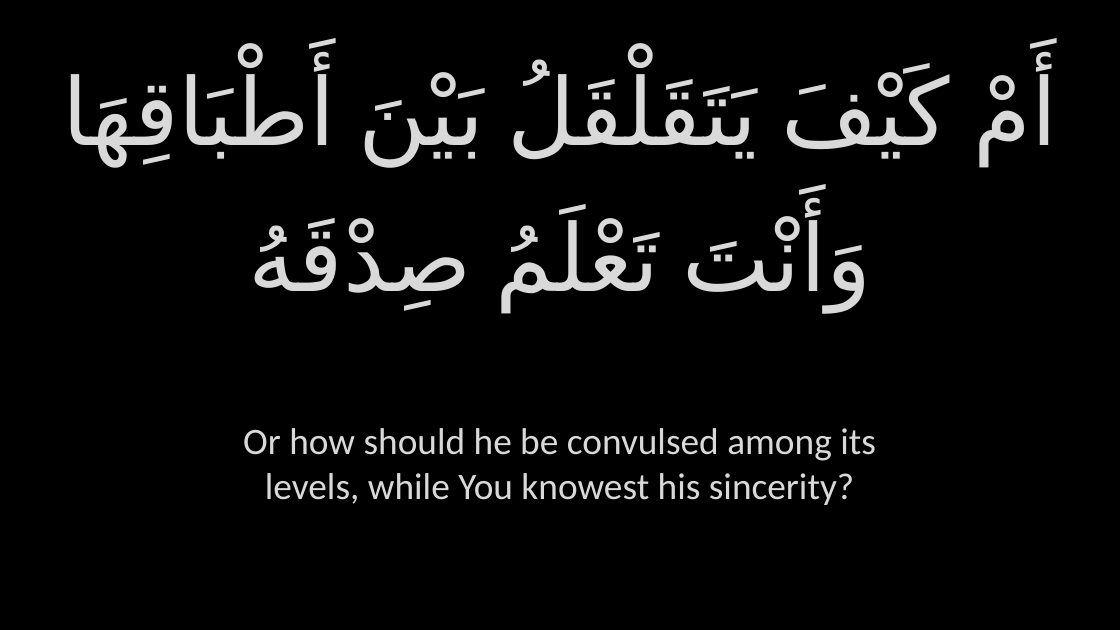
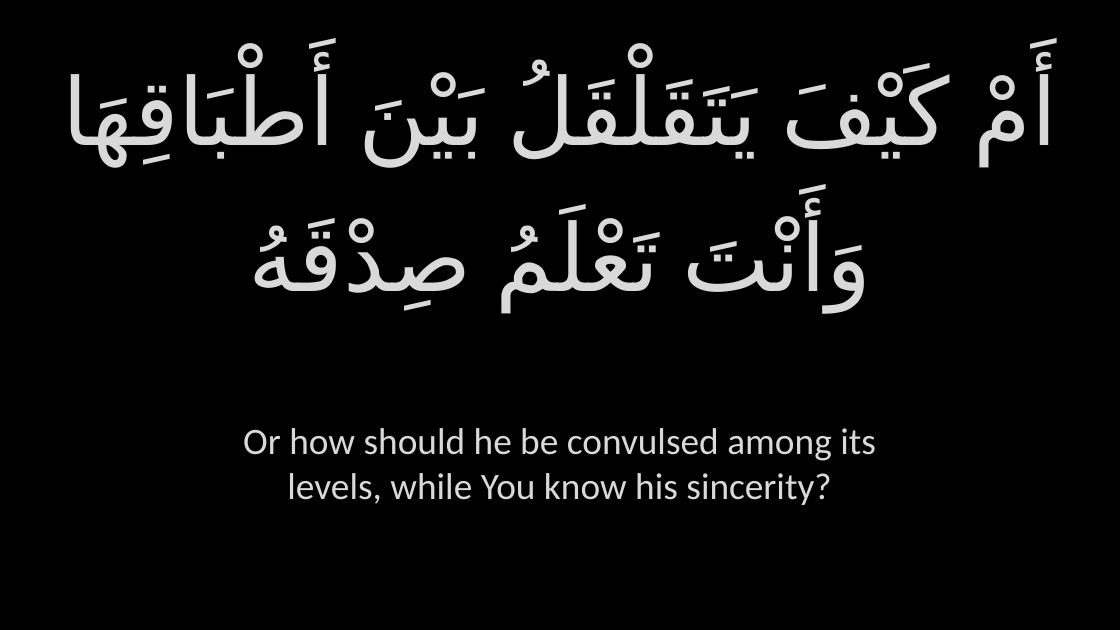
Before and after one commit to GhayurH/Slides, a slide deck: slide 150 of Slides/PPTs/Aza - Dua Kumayl.pptx. Drawn at 1120x630 pixels with LibreOffice and Linux fonts; fonts in the diff are those of the drawing; background and template pictures are left out. Boxes give left, top, right and bottom in pixels: in the first picture for what was removed or moved away, otherwise in the second. Text is boxed around its words. In the diff, an @@ line names an element or a change of style, - is before the commit and + after.

```diff
--- a/Slides/PPTs/Aza - Dua Kumayl.pptx
+++ b/Slides/PPTs/Aza - Dua Kumayl.pptx
@@ text at <box>243,428,876,505</box>: text changed @@
-Or how should he be convulsed among its levels, while You knowest his sincerity?
+Or how should he be convulsed among its levels, while You know his sincerity?
```
Also in this commit, not shown: 64 other slides changed, 10 other files.
